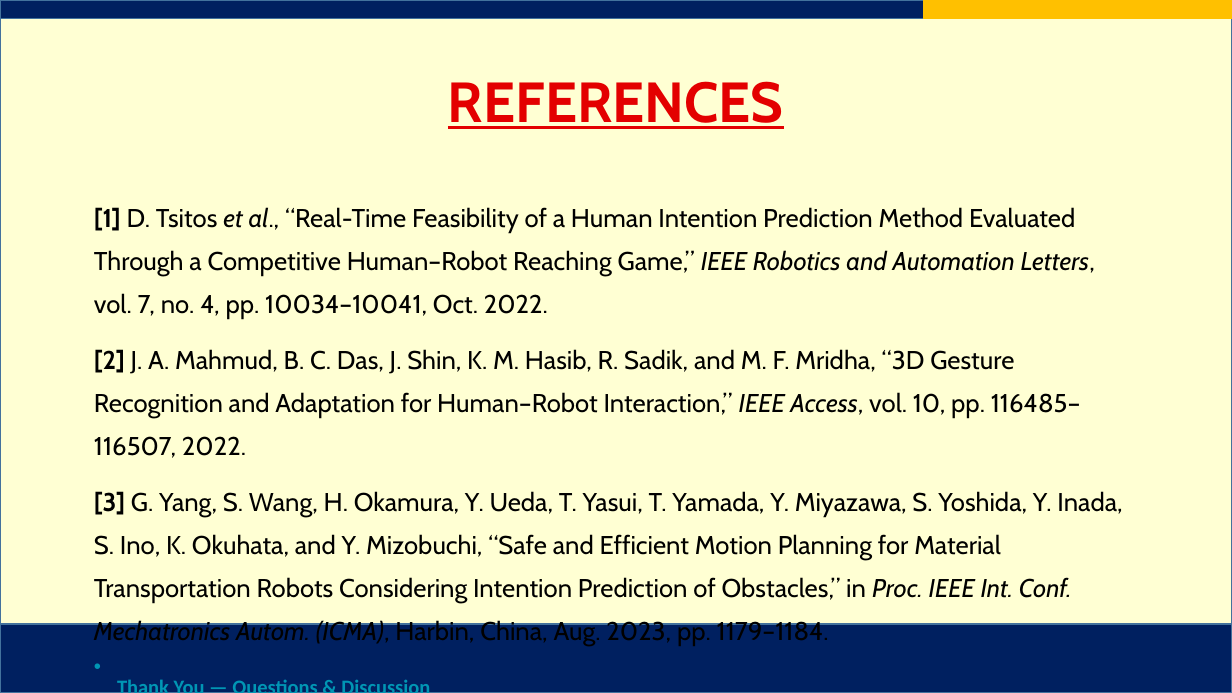
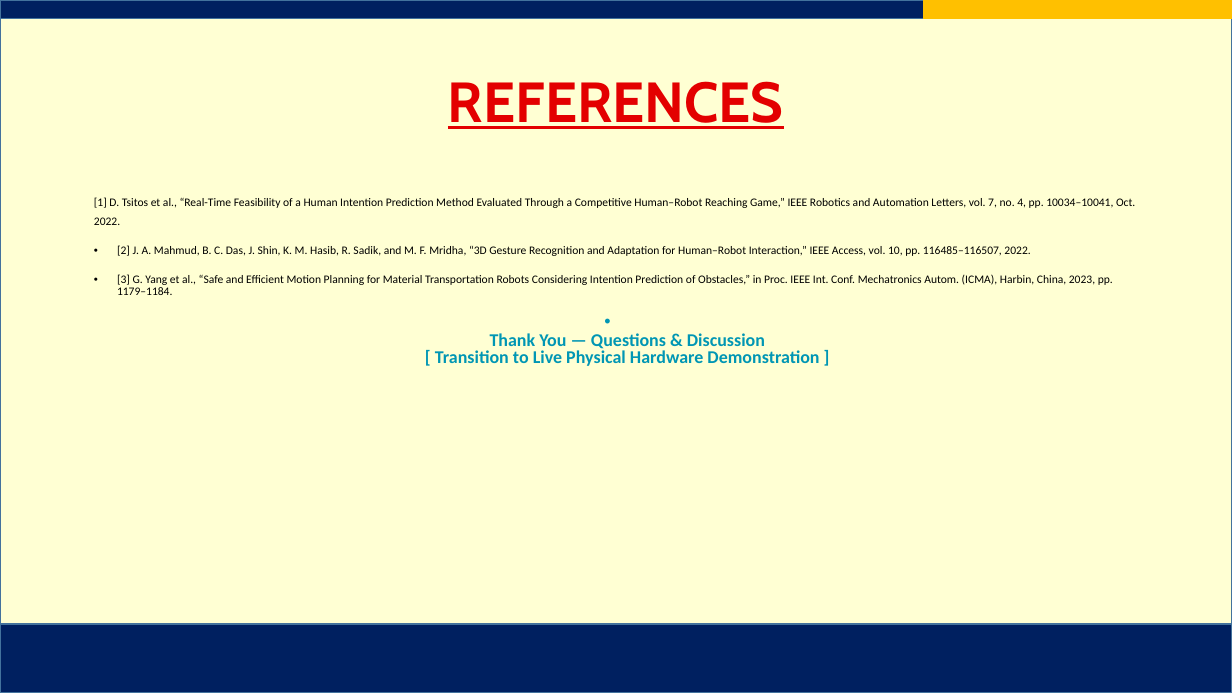
Before and after one commit to AJFACULTY/Intention-Recognition, a slide deck: slide 15 of write_up/Project Final Defense Slides_HANDBOOK_15.pptx. Drawn at 1232x693 pixels with LibreOffice and Linux fonts; fonts in the diff are those of the drawing; background and template pictures are left out. Boxes give left, top, right and bottom in pixels: in the first picture for what was removed or moved away, otherwise in the second. Text is boxed around its words. In the diff, an @@ line names an element or a change of style, - is before the commit and + after.

Commit message:
fix(slides): eradicate text bleeding and replace static methodology with accepted 6-phase engineering framework diagram

```diff
--- a/write_up/Project Final Defense Slides_HANDBOOK_15.pptx
+++ b/write_up/Project Final Defense Slides_HANDBOOK_15.pptx
@@ text at box(94, 197, 1135, 366): size 20 to 9 pt, font Cabin to Calibri in "[1] D. Tsitos et al., “Real-Time Feasibility ...", "[2] J. A. Mahmud, B. C. Das, ..."; bold off in "[1]", "[2]"; italic off in "et al., IEEE Robotics and Automation Letters,", "IEEE Access,"; size 16 to 14 pt in "Thank You — Questions & Discussion [ ..."; more space between paragraphs; bullet none to •; line spacing 1.4 to 0.8; alignment left to centre @@
@@ text at box(117, 274, 1113, 295): text changed; size 20 to 9 pt; font Cabin to Calibri @@
-[3] G. Yang, S. Wang, H. Okamura, Y. Ueda, T. Yasui, T. Yamada, Y. Miyazawa, S. Yoshida, Y. Inada, S. Ino, K. Okuhata, and Y. Mizobuchi, “Safe and Efficient Motion Planning for Material Transportation Robots Considering Intention Prediction of Obstacles,” in Proc. IEEE Int. Conf. Mechatronics Autom. (ICMA), Harbin, China, Aug. 2023, pp. 1179–1184.
+• [3] G. Yang et al., “Safe and Efficient Motion Planning for Material Transportation Robots Considering Intention Prediction of Obstacles,” in Proc. IEEE Int. Conf. Mechatronics Autom. (ICMA), Harbin, China, 2023, pp. 1179–1184.
```
Also in this commit, not shown: 10 other slides changed, 1 slide added, 1 slide removed, 4 other files.
